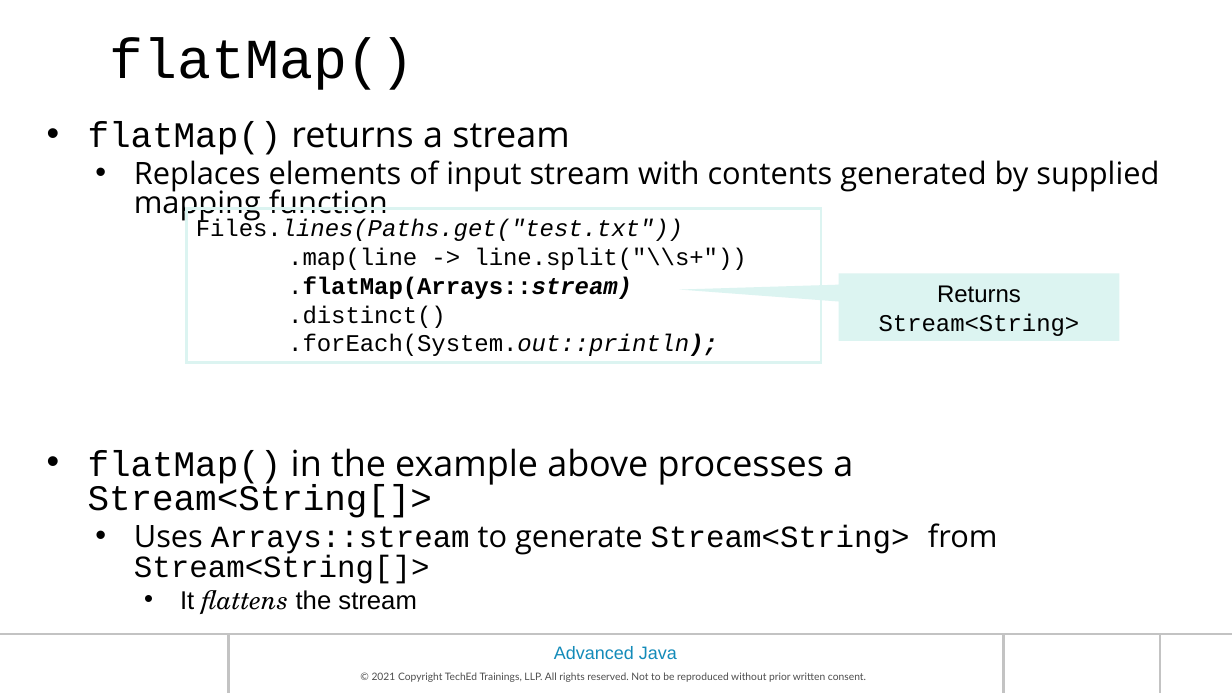
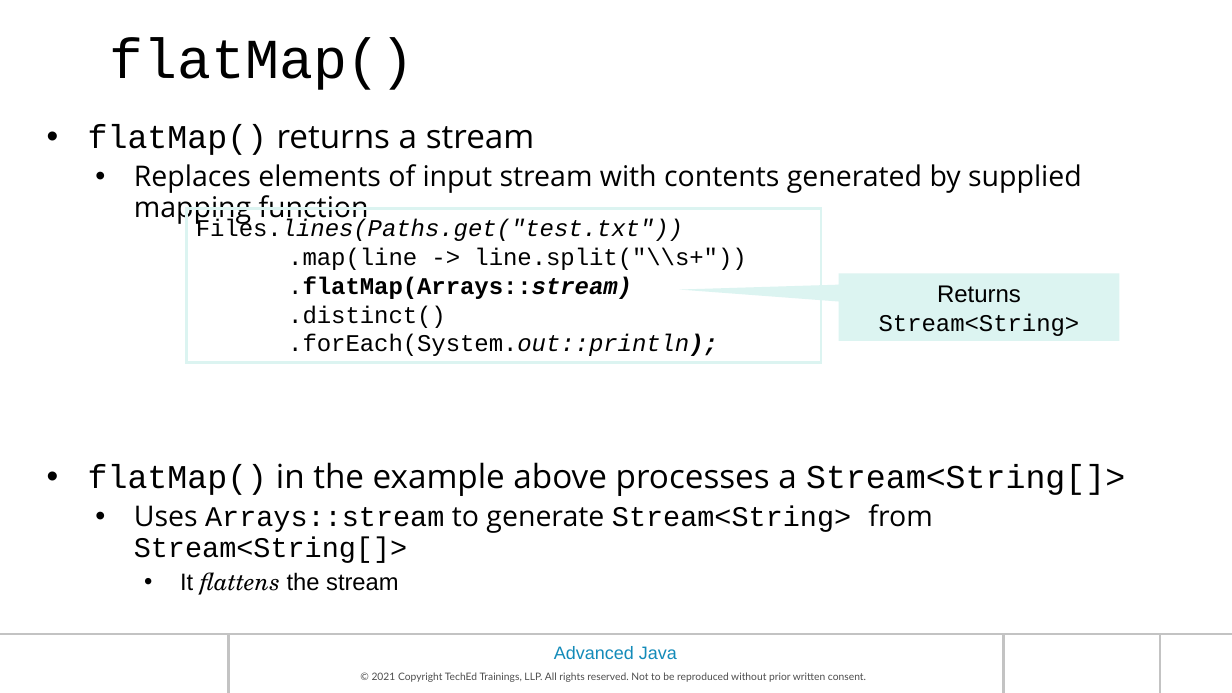
Before and after one commit to prabhat1510/maveric2122, a slide deck: slide 46 of HAN_AdvancedJava_Ch02-Streaming API & Other Java8 Features.pptx. Drawn at 1232x693 pixels with LibreOffice and Linux fonts; fonts in the diff are those of the drawing; background and template pictures are left out. Boxes give left, top, right and bottom in pixels: in the first picture for what was removed or moved away, otherwise in the second. Text is boxed around its words. In the diff, an @@ line names an element or a change of style, - is before the commit and + after.

```diff
--- a/HAN_AdvancedJava_Ch02-Streaming API & Other Java8 Features.pptx
+++ b/HAN_AdvancedJava_Ch02-Streaming API & Other Java8 Features.pptx
@@ text "flatMap() returns a stream" at <box>88,124,1125,595</box>: size 28 to 25.9 pt in "flatMap() returns a stream", "flatMap() in the example above processes a ..."; size 24 to 22.2 pt in "Replaces elements of input stream with contents ...", "Uses Arrays::stream to generate Stream<String> from Stream<S ..."; size 20 to 18.5 pt in "It flattens the stream"; line spacing 0.8 to 0.9 @@
```
Also in this commit, not shown: 3 other slides changed, 3 other files.
